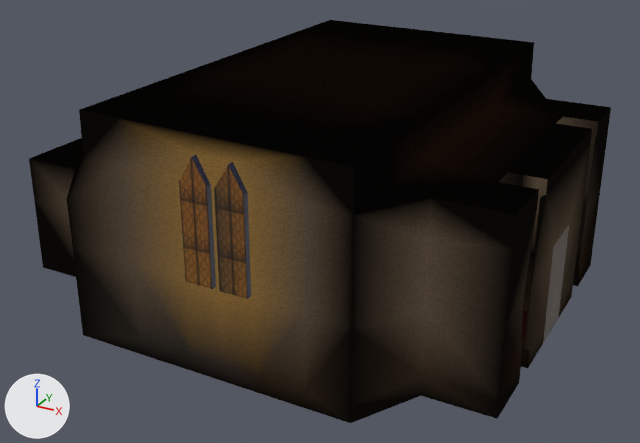
The glTF model assets/boss_room/room.glb: old version first, new version second.
Rendered twice from a camera (50 mm lens) standing at (257.0, -499.0, 291.0) and looking at (-12.0, -11.0, 46.0). Lighting does not change. The marker at lower left points along +X, +Y and +Z. The older version comes first. Where no turn or scale is listed for an object, it has been applied to the vertices.

Names of what the first picture shows: 'door', 'environment', 'environment.003', 'windows'.
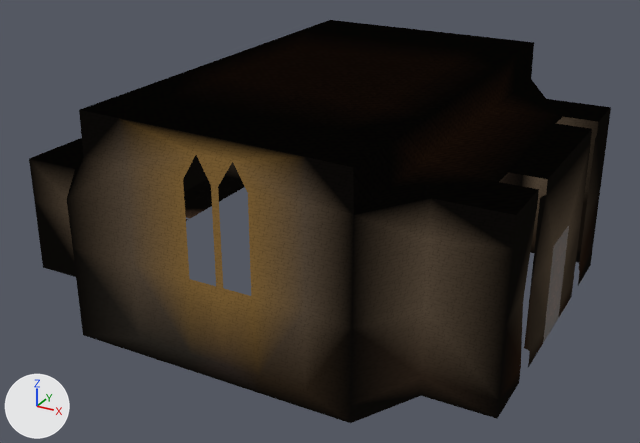
Where the change shows, as pixel boxes (x1, y1, x2, y2) in the pictures (640 x 443 px):
'windows', deleted (brown): before (179, 155, 251, 299)
    faces in mat_window: (179, 158, 248, 299)
    faces in mat_window_border: (191, 155, 251, 298)
'environment.003', deleted: before (521, 252, 580, 368)
    faces in mat_floor: (521, 252, 580, 368)

The edits, one by one:
Object 'windows' (ob_windows) is deleted.
Object 'environment.003' (ob_environment_003) is deleted.
